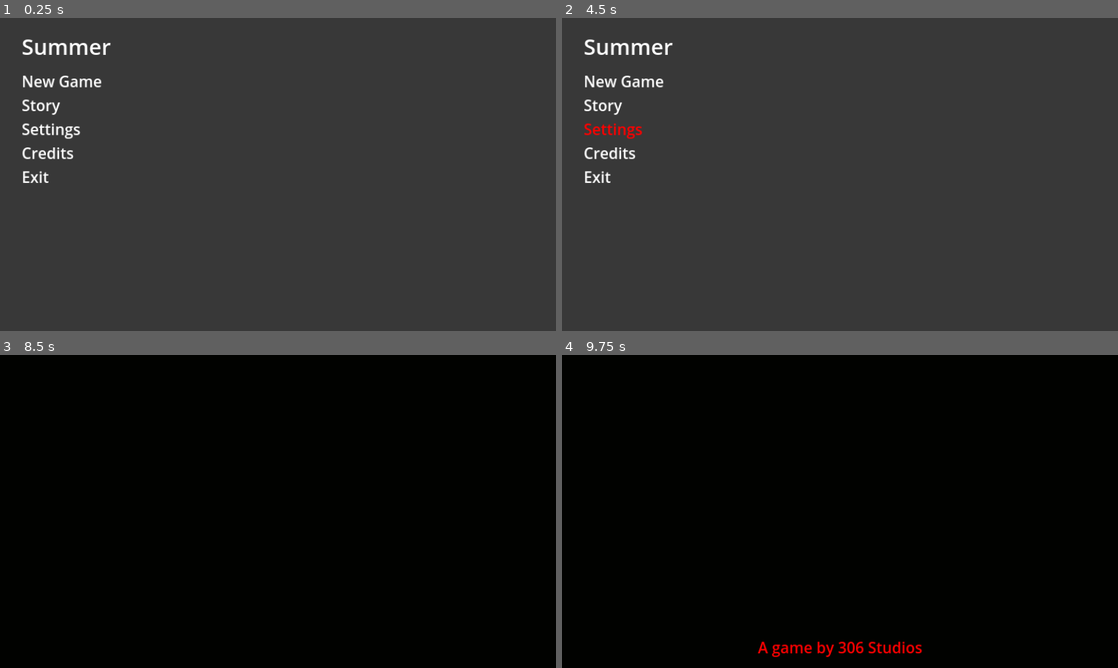
Above: before the commit, frames 1-4 (two rows, left to right).
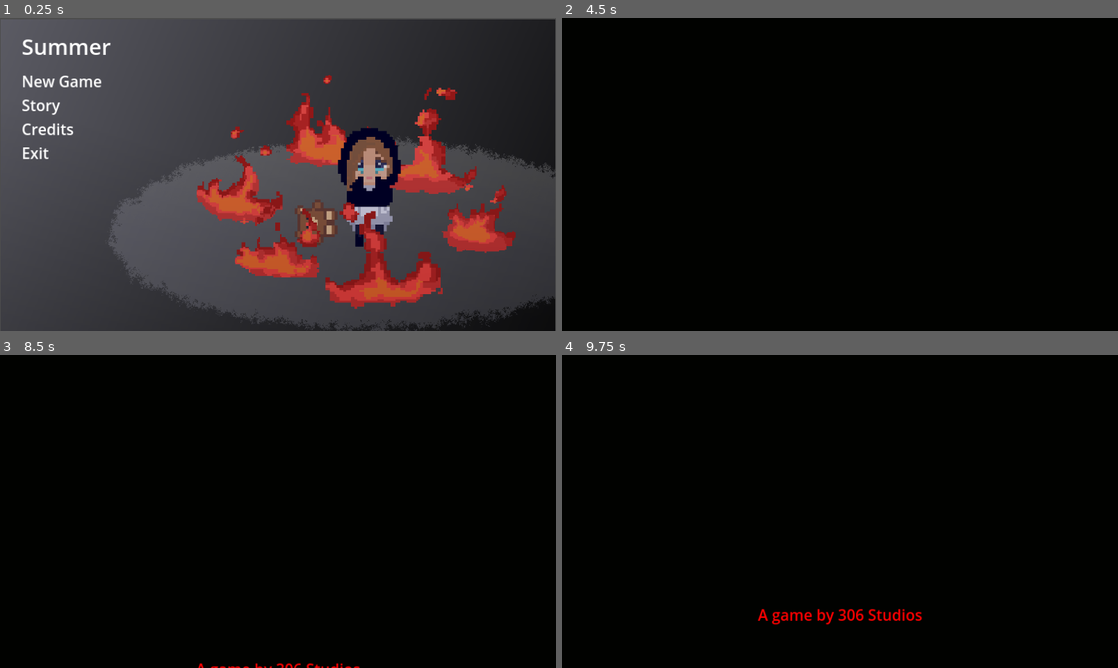
Above: after the commit, the same moments.

Repository: ioannoid/volatile-game-jam
Game: Godot game, scene res://main.tscn
Same seed, same stepped clock (60 frames per second), same inputs: the game is played once before the commit and once after it.
Inputs (mouse positions are in pixels of both pictures, inside the frame that each line leads up to):
- Up to frame 1 (0.25 s): no input
- Up to frame 2 (4.5 s): tap Enter at 0.5 s; move the mouse to (628, 80) at 0.52 s; hold D (move_right) 0.53-1.28 s; hold E (Interact) 0.53-1.28 s; click (628, 80) at 0.67 s; move the mouse to (728, 190) at 1.27 s; hold S (move_down) 1.28-2.03 s; tap E (Interact) at 1.35, 2.85, 4.35 s; click (728, 190) at 1.42 s; move the mouse to (895, 105) at 2.02 s; hold D (move_right) 2.03-2.78 s; hold E (Interact) 2.03-2.78 s; click (895, 105) at 2.17 s; move the mouse to (812, 237) at 2.77 s; hold W (move_up) 2.78-3.53 s; click (812, 237) at 2.92 s; tap Space at 3.5 s; move the mouse to (628, 105) at 3.52 s; hold E (Interact) 3.53-4.28 s; hold A (move_left) from 3.53 s (still down); click (628, 105) at 3.67 s; tap Escape (ui_cancel) at 4.15 s; move the mouse to (628, 130) at 4.27 s; click (628, 130) at 4.42 s
- Up to frame 3 (8.5 s): tap Enter at 5, 6.5 s; move the mouse to (66, 489) at 5.02 s; release A (move_left) at 5.03 s; hold S (move_down) 5.03-5.78 s; hold E (Interact) 5.03-5.78 s; click (66, 489) at 5.17 s; tap Space at 5.75, 7.25 s; move the mouse to (194, 433) at 5.77 s; hold D (move_right) 5.78-6.53 s; tap E (Interact) at 5.85, 7.35 s; click (194, 433) at 5.92 s; move the mouse to (400, 495) at 6.52 s; hold W (move_up) 6.53-7.28 s; hold E (Interact) 6.53-7.28 s; click (400, 495) at 6.67 s; move the mouse to (166, 527) at 7.27 s; hold D (move_right) 7.28-8.03 s; click (166, 527) at 7.42 s; move the mouse to (333, 442) at 8.02 s; hold S (move_down) from 8.03 s (still down); hold E (Interact) from 8.03 s (still down); click (333, 442) at 8.17 s
- Up to frame 4 (9.75 s): move the mouse to (812, 574) at 8.77 s; release S (move_down) at 8.78 s; release E (Interact) at 8.78 s; hold A (move_left) 8.78-9.53 s; tap E (Interact) at 8.85 s; click (812, 574) at 8.92 s; move the mouse to (1006, 558) at 9.52 s; hold W (move_up) from 9.53 s (still down); hold E (Interact) from 9.53 s (still down); click (1006, 558) at 9.67 s

The runs differ from the first frame. In frame 1, 40% of the frame differs, in the area x 0-100%, y 0-100%; in frame 2, 100%; in frame 3, 0.2%; in frame 4, 1.2%.

Commit message:
random updates

Diff:
--- a/game/credits.gd
+++ b/game/credits.gd
@@ -84,7 +84,6 @@
 				section = credits.pop_front()
 				curr_line = 0
 				add_line()
-
 	else:
 		line_timer += delta * speed_up_multiplier if speed_up else delta
 		if line_timer >= line_time:
--- a/game/credits.tscn
+++ b/game/credits.tscn
@@ -1,6 +1,7 @@
-[gd_scene load_steps=3 format=3 uid="uid://d2ityb6cgdamc"]
+[gd_scene load_steps=4 format=3 uid="uid://d2ityb6cgdamc"]
 
 [ext_resource type="Script" path="res://credits.gd" id="1_nlx37"]
+[ext_resource type="AudioStream" uid="uid://biimlkajruj7j" path="res://Music/volatile_credits.wav" id="2_5gh1k"]
 
 [sub_resource type="FontVariation" id="FontVariation_iolpg"]
 
@@ -61,3 +62,9 @@
 theme_override_colors/font_color = Color(1, 0.996078, 0.992157, 1)
 theme_override_fonts/font = SubResource("FontVariation_iolpg")
 theme_override_font_sizes/font_size = 35
+
+[node name="AudioStreamPlayer" type="AudioStreamPlayer" parent="."]
+stream = ExtResource("2_5gh1k")
+autoplay = true
+
+[connection signal="exit_credits" from="Control/credits" to="Control/credits" method="_on_exit_credits"]
--- a/game/main.gd
+++ b/game/main.gd
@@ -23,7 +23,7 @@
 	$MainMenu/Layout/MarginContainer/HBoxContainer/VBoxContainer/MenuItems/NewGame.option_clicked.connect(menu_handler)
 	$MainMenu/Layout/MarginContainer/HBoxContainer/VBoxContainer/MenuItems/Exit.option_clicked.connect(menu_handler)
 	$MainMenu/Layout/MarginContainer/HBoxContainer/VBoxContainer/MenuItems/Credits.option_clicked.connect(menu_handler)
-	$MainMenu/Layout/MarginContainer/HBoxContainer/VBoxContainer/MenuItems/Settings.option_clicked.connect(menu_handler)
+	#$MainMenu/Layout/MarginContainer/HBoxContainer/VBoxContainer/MenuItems/Settings.option_clicked.connect(menu_handler)
 	$MainMenu/Layout/MarginContainer/HBoxContainer/VBoxContainer/MenuItems/Story.option_clicked.connect(menu_handler)
 
 
@@ -43,8 +43,6 @@
 			for n in get_children():
 				n.queue_free()
 			_ready()
-			#var instance = main_menu.instantiate()
-			#add_child(instance)
 		0:
 			_switch_scene()
 		1:
@@ -52,7 +50,7 @@
 				n.queue_free()
 			var instance = story.instantiate()
 			add_child(instance)
-			$Control/Control/story.exit_credits.connect(menu_handler)
+			$Control/Control/story.exit_story.connect(menu_handler)
 		2:
 			pass
 		3:
--- a/game/main_menu.tscn
+++ b/game/main_menu.tscn
@@ -1,10 +1,8 @@
 [gd_scene load_steps=5 format=3 uid="uid://lttu1b1kygi2"]
 
 [ext_resource type="AudioStream" uid="uid://db0ru0oaatdwd" path="res://Music/volatile_title.wav" id="2_1j2a1"]
+[ext_resource type="Texture2D" uid="uid://bgj0cr02fyd6b" path="res://assets/Generic/Title.png" id="2_g5tqt"]
 [ext_resource type="Script" path="res://menu_options.gd" id="2_uimo6"]
-
-[sub_resource type="StyleBoxFlat" id="StyleBoxFlat_bfy6t"]
-bg_color = Color(0.219608, 0.219608, 0.219608, 1)
 
 [sub_resource type="GDScript" id="GDScript_f5w83"]
 script/source = "extends AudioStreamPlayer
@@ -28,14 +26,15 @@
 grow_horizontal = 2
 grow_vertical = 2
 
-[node name="Panel" type="Panel" parent="Layout"]
-layout_mode = 1
-anchors_preset = 15
-anchor_right = 1.0
-anchor_bottom = 1.0
-grow_horizontal = 2
-grow_vertical = 2
-theme_override_styles/panel = SubResource("StyleBoxFlat_bfy6t")
+[node name="TextureRect" type="TextureRect" parent="Layout"]
+z_index = -1
+y_sort_enabled = true
+layout_mode = 2
+offset_left = 2.0
+offset_top = 3.0
+offset_right = 1279.0
+offset_bottom = 720.0
+texture = ExtResource("2_g5tqt")
 
 [node name="MarginContainer" type="MarginContainer" parent="Layout"]
 layout_mode = 1
@@ -85,15 +84,6 @@
 autowrap_mode = 0
 script = ExtResource("2_uimo6")
 
-[node name="Settings" type="RichTextLabel" parent="Layout/MarginContainer/HBoxContainer/VBoxContainer/MenuItems"]
-layout_mode = 2
-theme_override_font_sizes/normal_font_size = 35
-text = "Settings
-"
-fit_content = true
-autowrap_mode = 0
-script = ExtResource("2_uimo6")
-
 [node name="Credits" type="RichTextLabel" parent="Layout/MarginContainer/HBoxContainer/VBoxContainer/MenuItems"]
 layout_mode = 2
 theme_override_font_sizes/normal_font_size = 35
@@ -125,9 +115,6 @@
 [connection signal="gui_input" from="Layout/MarginContainer/HBoxContainer/VBoxContainer/MenuItems/Story" to="Layout/MarginContainer/HBoxContainer/VBoxContainer/MenuItems/Story" method="_on_gui_input"]
 [connection signal="mouse_entered" from="Layout/MarginContainer/HBoxContainer/VBoxContainer/MenuItems/Story" to="Layout/MarginContainer/HBoxContainer/VBoxContainer/MenuItems/Story" method="_on_mouse_entered"]
 [connection signal="mouse_exited" from="Layout/MarginContainer/HBoxContainer/VBoxContainer/MenuItems/Story" to="Layout/MarginContainer/HBoxContainer/VBoxContainer/MenuItems/Story" method="_on_mouse_exited"]
-[connection signal="gui_input" from="Layout/MarginContainer/HBoxContainer/VBoxContainer/MenuItems/Settings" to="Layout/MarginContainer/HBoxContainer/VBoxContainer/MenuItems/Settings" method="_on_gui_input"]
-[connection signal="mouse_entered" from="Layout/MarginContainer/HBoxContainer/VBoxContainer/MenuItems/Settings" to="Layout/MarginContainer/HBoxContainer/VBoxContainer/MenuItems/Settings" method="_on_mouse_entered"]
-[connection signal="mouse_exited" from="Layout/MarginContainer/HBoxContainer/VBoxContainer/MenuItems/Settings" to="Layout/MarginContainer/HBoxContainer/VBoxContainer/MenuItems/Settings" method="_on_mouse_exited"]
 [connection signal="gui_input" from="Layout/MarginContainer/HBoxContainer/VBoxContainer/MenuItems/Credits" to="Layout/MarginContainer/HBoxContainer/VBoxContainer/MenuItems/Credits" method="_on_gui_input"]
 [connection signal="mouse_entered" from="Layout/MarginContainer/HBoxContainer/VBoxContainer/MenuItems/Credits" to="Layout/MarginContainer/HBoxContainer/VBoxContainer/MenuItems/Credits" method="_on_mouse_entered"]
 [connection signal="mouse_exited" from="Layout/MarginContainer/HBoxContainer/VBoxContainer/MenuItems/Credits" to="Layout/MarginContainer/HBoxContainer/VBoxContainer/MenuItems/Credits" method="_on_mouse_exited"]
--- a/game/story.gd
+++ b/game/story.gd
@@ -1,5 +1,5 @@
 extends Node2D
-signal exit_credits
+signal exit_story
 
 const section_time := 4.0
 const line_time := 0.3
@@ -69,7 +69,7 @@
 				lines.erase(l)
 				l.queue_free()
 	elif started:
-		exit_credits.emit(-1)
+		exit_story.emit(-1)
 
 func add_line():
 	var new_line = line.duplicate()
@@ -87,7 +87,7 @@
 
 func _unhandled_input(event):
 	if event.is_action_pressed("ui_cancel"):
-		exit_credits.emit(-1)
+		exit_story.emit(-1)
 	if event.is_action_pressed("ui_down") and !event.is_echo():
 		speed_up = true
 	if event.is_action_released("ui_down") and !event.is_echo():
--- a/game/story.tscn
+++ b/game/story.tscn
@@ -1,6 +1,7 @@
-[gd_scene load_steps=3 format=3 uid="uid://bmvghfgwaaf3i"]
+[gd_scene load_steps=4 format=3 uid="uid://bmvghfgwaaf3i"]
 
 [ext_resource type="Script" path="res://story.gd" id="1_jqfi0"]
+[ext_resource type="AudioStream" uid="uid://5u5miwtpmkd4" path="res://Music/volatile_walking_theme2.wav" id="2_vy8mw"]
 
 [sub_resource type="FontVariation" id="FontVariation_iolpg"]
 
@@ -61,3 +62,7 @@
 theme_override_colors/font_color = Color(1, 0.996078, 0.992157, 1)
 theme_override_fonts/font = SubResource("FontVariation_iolpg")
 theme_override_font_sizes/font_size = 35
+
+[node name="AudioStreamPlayer" type="AudioStreamPlayer" parent="."]
+stream = ExtResource("2_vy8mw")
+autoplay = true
Not shown, changed: game/export_presets.cfg
Not shown, added: game/Summer(V1.1).console.exe
Not shown, added: game/Summer(V1.1).exe
Not shown, added: game/Summer(V1.1).pck
Not shown, added: game/summer.console.exe
Not shown, added: game/summer.exe
Not shown, added: game/summer.pck
Not shown, changed: game/volatile-game-jam.pck
